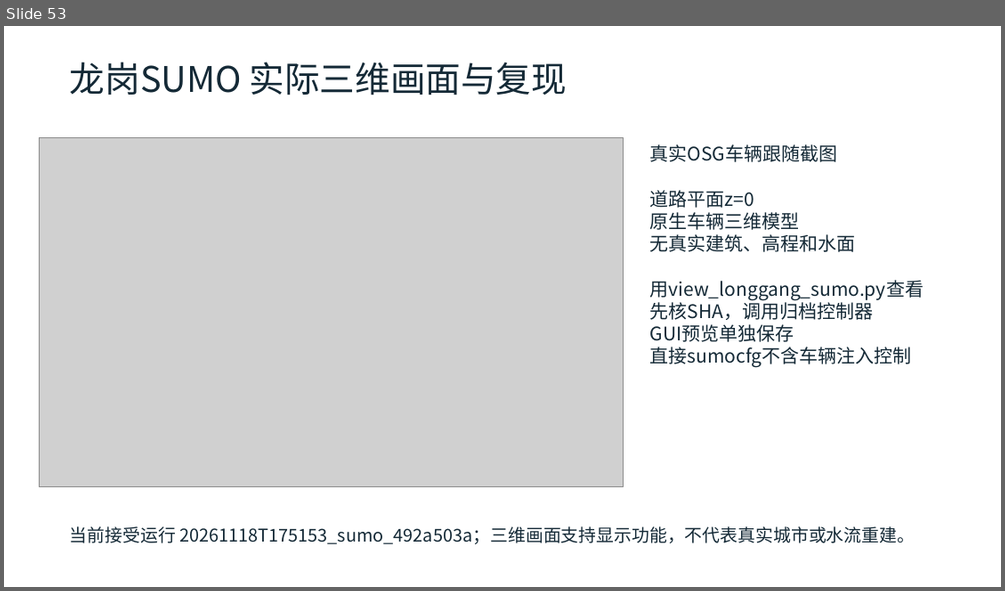
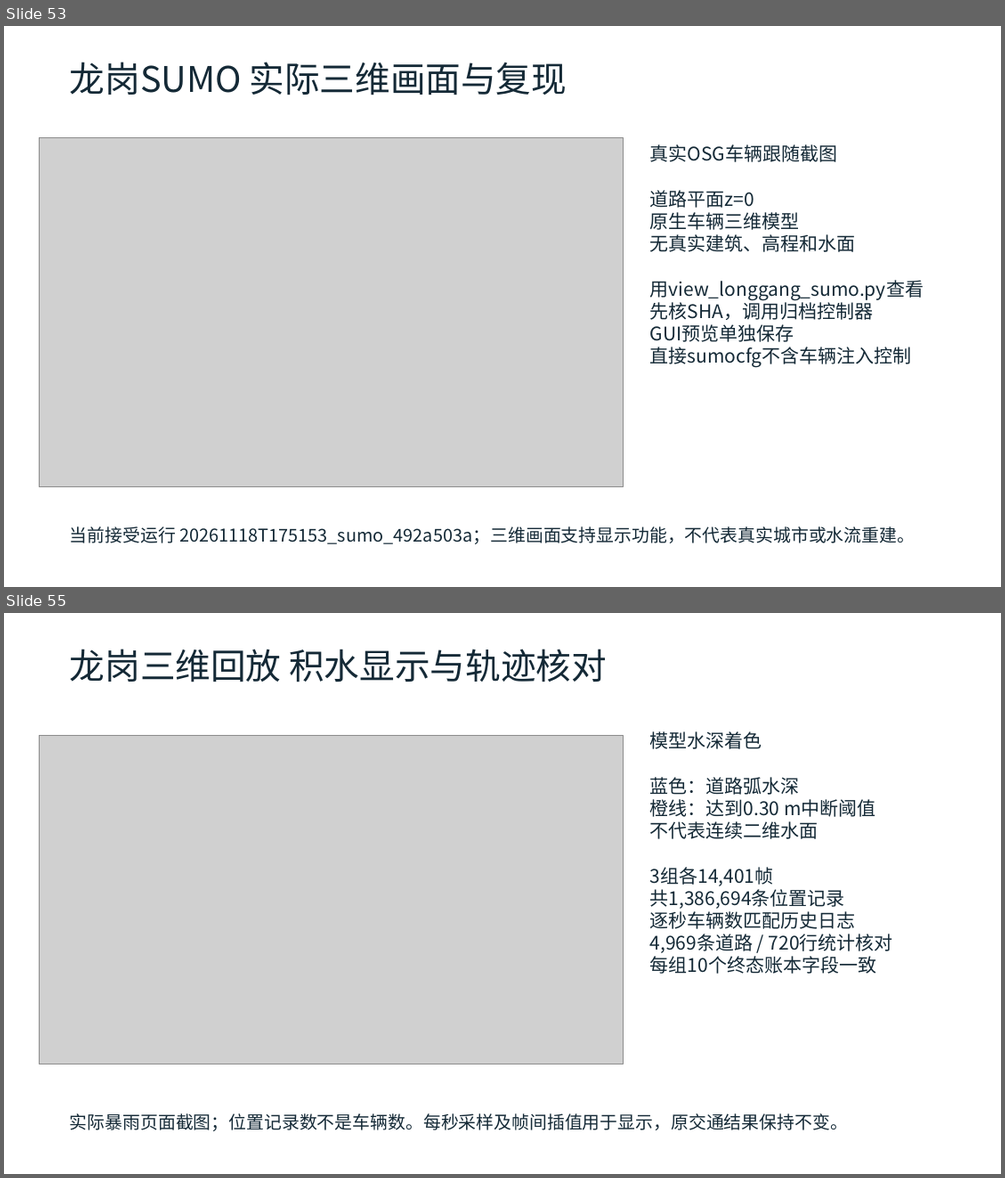
Before and after one commit to zhzhzh666/jiaotong, a slide deck: docs/deliverables/开题与阶段进展汇报.pptx. Shown one above the other, each under a label of ours: slide 53 before the commit, slides 53 and 55 after it; the slides between them are not shown. The pictures are 1005x591 and 1005x1178 pixels, drawn with LibreOffice and Linux fonts; fonts in the diff are those of the drawing; grey boxes stand for pictures. Boxes give left, top, right and bottom in pixels: in the first picture for what was removed or moved away, otherwise in the second. Text is boxed around its words. In the diff, an @@ line names an element or a change of style, - is before the commit and + after.

```diff
--- a/docs/deliverables/开题与阶段进展汇报.pptx
+++ b/docs/deliverables/开题与阶段进展汇报.pptx
@@ slide 55 added at <box>4,613,1001,1174</box>, background #FFFFFF @@
@@ text added at <box>70,649,607,682</box>, 34 pt, text #142936 @@
+龙岗三维回放 积水显示与轨迹核对
@@ picture added at <box>39,735,623,1063</box> @@
@@ text added at <box>650,731,893,973</box>, 18 pt, text #142936 @@
+模型水深着色
+蓝色：道路弧水深
+橙线：达到0.30 m中断阈值
+不代表连续二维水面
+3组各14,401帧
+共1,386,694条位置记录
+逐秒车辆数匹配历史日志
+4,969条道路 / 720行统计核对
+每组10个终态账本字段一致
@@ text added at <box>70,1113,848,1131</box>, 17 pt, text #142936 @@
+实际暴雨页面截图；位置记录数不是车辆数。每秒采样及帧间插值用于显示，原交通结果保持不变。
```
Also in this commit, not shown: 8 slides changed, 2 other slides added, 17 other files.
